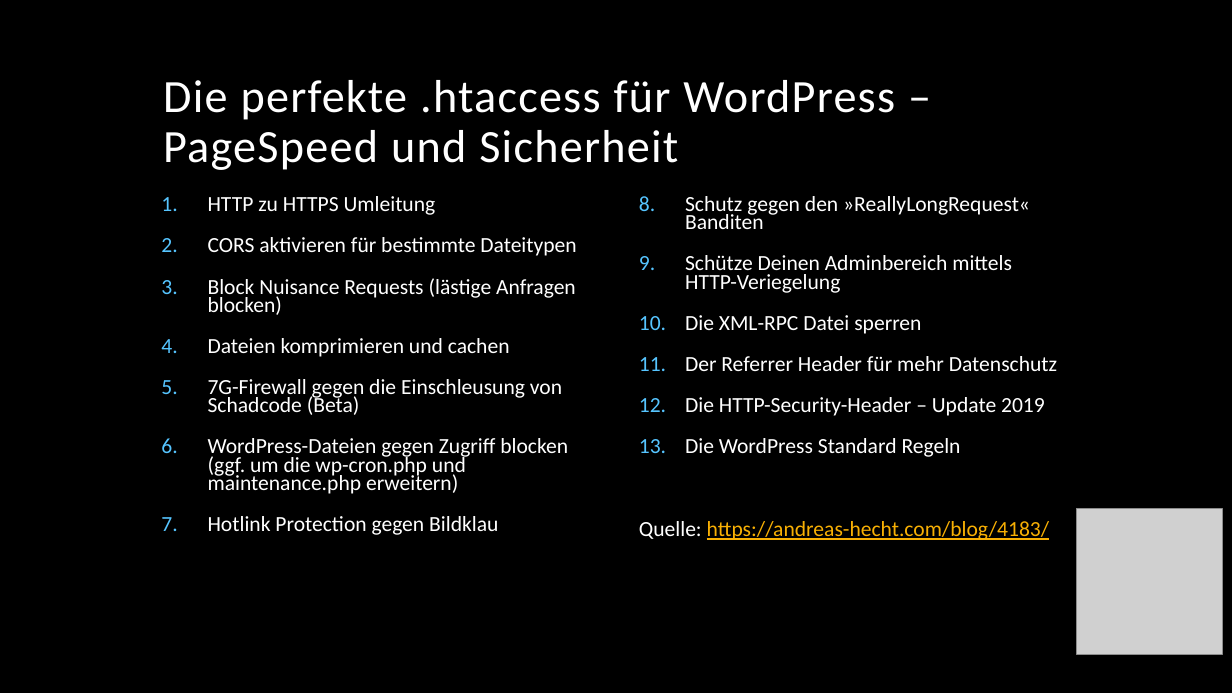
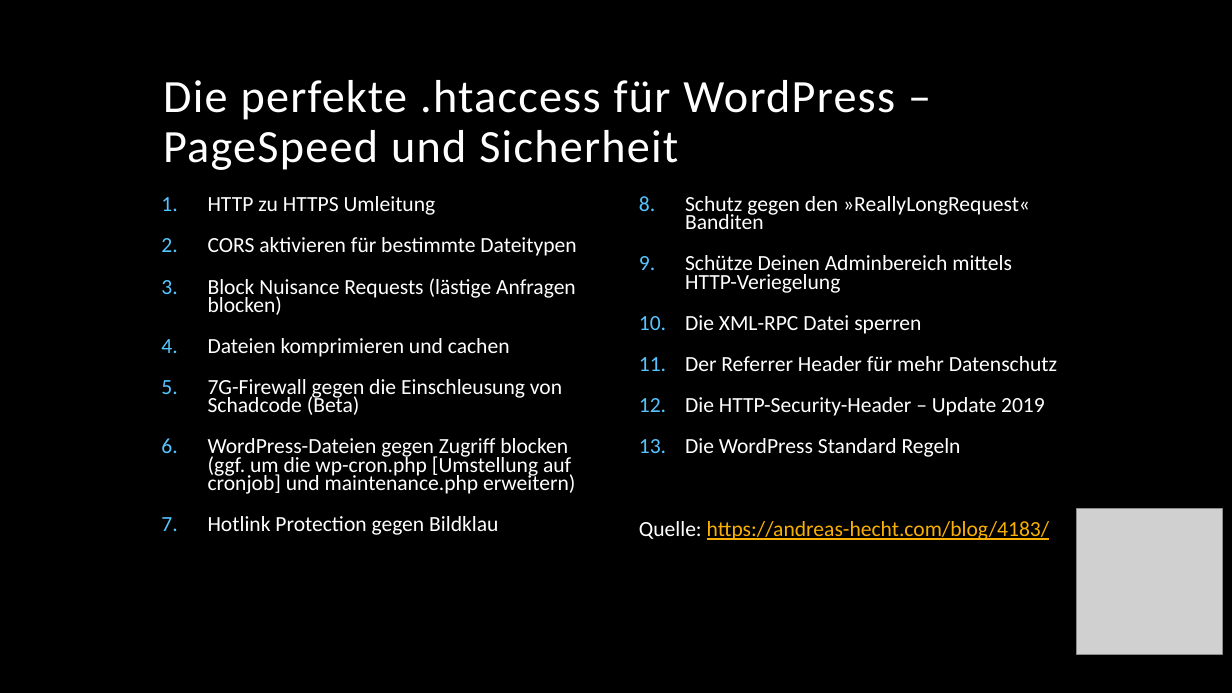
Before and after one commit to fschmittlein/wp-meetup, a slide deck: slide 12 of WPM Nürnberg - WordPress-Sicherheit.pptx (slide 10 before the commit). Drawn at 1232x693 pixels with LibreOffice and Linux fonts; fonts in the diff are those of the drawing; grey boxes stand for pictures; background and template pictures are left out. Boxes give left, top, right and bottom in pixels: in the first picture for what was removed or moved away, otherwise in the second. Text is boxed around its words. In the diff, an @@ line names an element or a change of style, - is before the commit and + after.

```diff
--- a/WPM Nürnberg - WordPress-Sicherheit.pptx
+++ b/WPM Nürnberg - WordPress-Sicherheit.pptx
@@ text at [208,438,575,494]: text changed @@
-6. WordPress-Dateien gegen Zugriff blocken (ggf. um die wp-cron.php und maintenance.php erweitern)
+6. WordPress-Dateien gegen Zugriff blocken (ggf. um die wp-cron.php [Umstellung auf cronjob] und maintenance.php erweitern)
```
Also in this commit, not shown: 2 other slides changed, 4 slides added.
